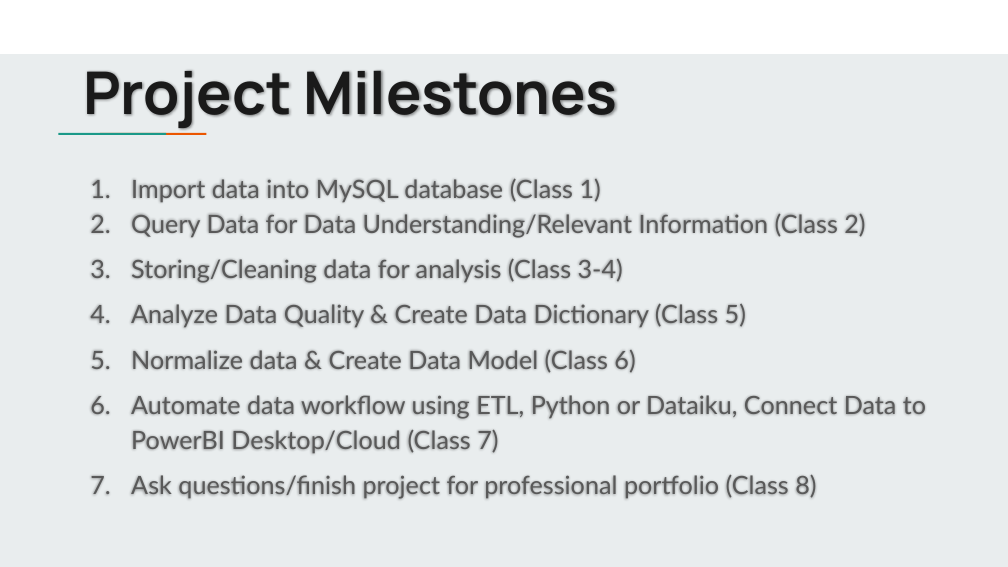
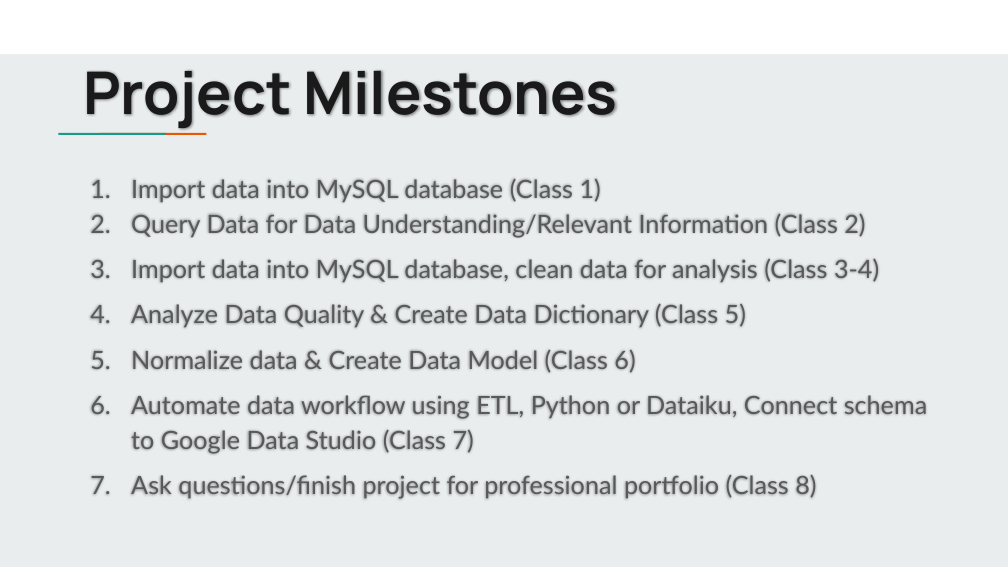
Before and after one commit to jbergmann56/OSDA-DataManipulationAndManagement, a slide deck: slide 3 of Class Project/Class Project - Cohort 7.pptx. Drawn at 1008x567 pixels with LibreOffice and Linux fonts; fonts in the diff are those of the drawing. Boxes give left, top, right and bottom in pixels: in the first picture for what was removed or moved away, otherwise in the second. Text is boxed around its words. In the diff, an @@ line names an element or a change of style, - is before the commit and + after.

Commit message:
world update
7/10 class 2 update

```diff
--- a/Class Project/Class Project - Cohort 7.pptx
+++ b/Class Project/Class Project - Cohort 7.pptx
@@ text at <box>131,258,879,283</box>: text changed @@
-3. Storing/Cleaning data for analysis (Class 3-4)
+3. Import data into MySQL database, clean data for analysis (Class 3-4)
@@ text at <box>131,395,928,453</box>: text changed @@
-6. Automate data workflow using ETL, Python or Dataiku, Connect Data to PowerBI Desktop/Cloud (Class 7)
+6. Automate data workflow using ETL, Python or Dataiku, Connect schema to Google Data Studio (Class 7)
```
Also in this commit, not shown: 1 other slide changed, 1 slide added, 7 other files.
